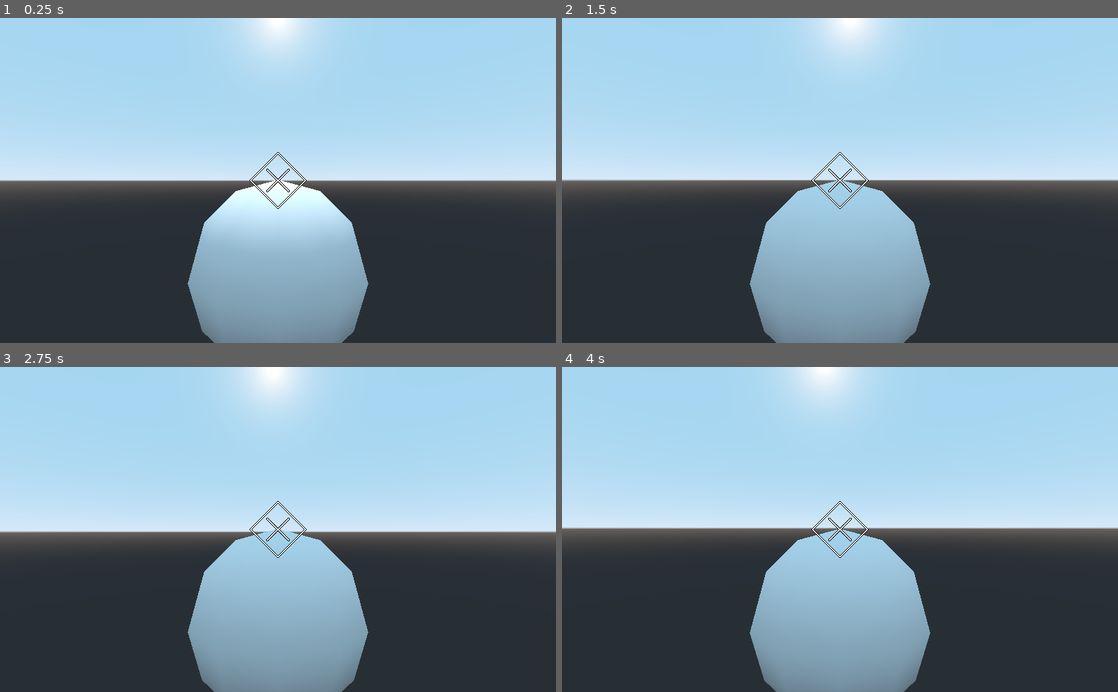
Above: before the commit, frames 1-4 (two rows, left to right).
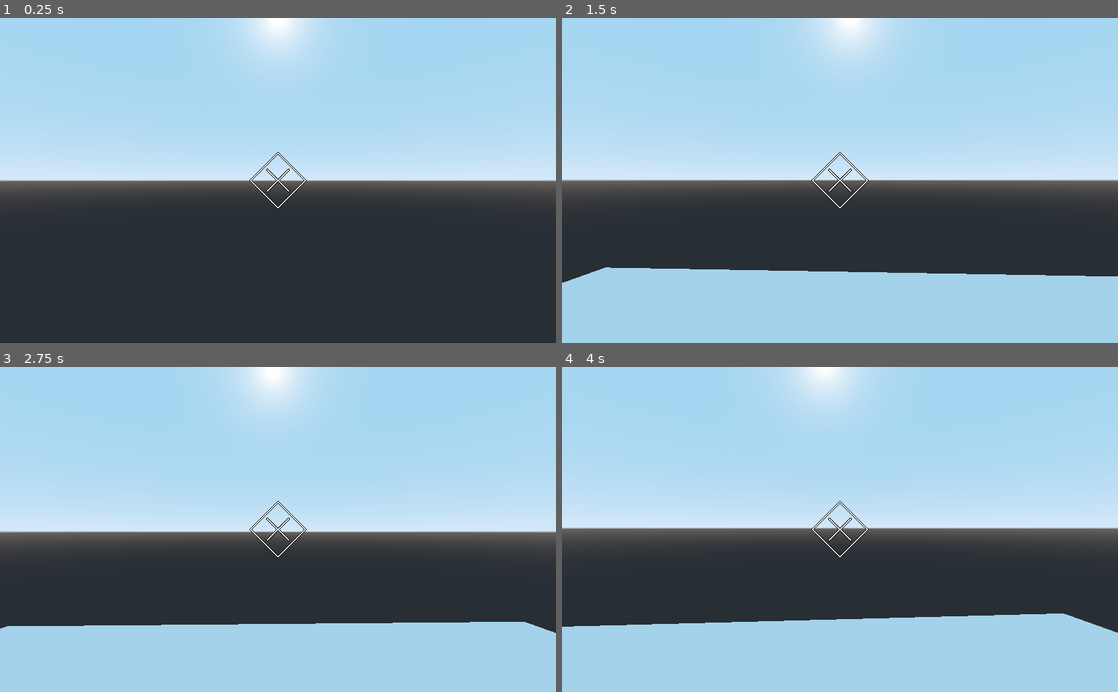
Above: after the commit, the same moments.

Repository: kyle-stevens/murder-mansion
Game: Godot game, scene res://Scenes/Maps/PlatformDemo.tscn
Same seed, same stepped clock (60 frames per second), same inputs: the game is played once before the commit and once after it. Before the commit the project starts from res://Scenes/Players/player_controller.tscn.
Inputs (mouse positions are in pixels of both pictures, inside the frame that each line leads up to):
- Up to frame 1 (0.25 s): no input
- Up to frame 2 (1.5 s): move the mouse to (867, 180) at 0.52 s; hold W (movement_forward, bound only before the commit) from 0.53 s (still down); tap F (item_flashlight, bound only before the commit) at 0.6 s; tap Space (movement_jump, bound only before the commit) at 0.77 s; tap Enter at 1.25 s; move the mouse to (812, 180) at 1.27 s; tap E (item_interact, bound only before the commit) at 1.35 s
- Up to frame 3 (2.75 s): keep holding W (movement_forward, bound only before the commit); tap Space (movement_jump, bound only before the commit) at 1.52, 2 s; move the mouse to (289, 523) at 2.02 s; tap F (item_flashlight, bound only before the commit) at 2.1 s
- Up to frame 4 (4 s): keep holding W (movement_forward, bound only before the commit); tap Enter at 2.75 s; move the mouse to (834, 536) at 2.77 s; tap E (item_interact, bound only before the commit) at 2.85 s; tap Space (movement_jump, bound only before the commit) at 3.02, 3.5, 3.77 s; move the mouse to (878, 532) at 3.52 s; tap F (item_flashlight, bound only before the commit) at 3.6 s

The runs differ from the first frame. In frame 1, 13% of the frame differs, in the area x 33-67%, y 50-100%; in frame 2, 28%; in frame 3, 28%; in frame 4, 28%, in the area x 0-100%, y 50-100%.
Error before the commit: Invalid set index 'visibile' (on base: 'OmniLight') with value of type 'bool'. (res://Scenes/Players/player_controller.gd:130)

Commit message:
Finishing Basic Player Functionality - v0.0.4

Diff:
--- a/Murder Mansion/Scenes/Maps/PlatformDemo.tscn
+++ b/Murder Mansion/Scenes/Maps/PlatformDemo.tscn
@@ -1,4 +1,6 @@
-[gd_scene load_steps=2 format=2]
+[gd_scene load_steps=3 format=2]
+
+[ext_resource path="res://Scenes/Players/player_controller.tscn" type="PackedScene" id=1]
 
 [sub_resource type="BoxShape" id=1]
 extents = Vector3( 7, 0.5, 7 )
@@ -18,3 +20,6 @@
 [node name="Networking Camera" type="Camera" parent="."]
 transform = Transform( 1, 0, 0, 0, 1, 0, 0, 0, 1, 0, 4.38432, 10.5246 )
 current = true
+
+[node name="player_controller" parent="." instance=ExtResource( 1 )]
+transform = Transform( 1, 0, 0, 0, 1, 0, 0, 0, 1, 0, 6.53226, 0 )
--- a/Murder Mansion/Scenes/Players/player_controller.tscn
+++ b/Murder Mansion/Scenes/Players/player_controller.tscn
@@ -1,6 +1,6 @@
 [gd_scene load_steps=6 format=2]
 
-[ext_resource path="res://Scenes/Players/player_controller.gd" type="Script" id=1]
+[ext_resource path="res://Scripts/Player/player_controller.gd" type="Script" id=1]
 [ext_resource path="res://Assets/UIElements/crosshair_raw_file.png" type="Texture" id=2]
 
 [sub_resource type="CapsuleShape" id=1]
@@ -39,7 +39,7 @@
 [node name="rotation_helper" type="Spatial" parent="."]
 
 [node name="player_camera" type="Camera" parent="rotation_helper"]
-transform = Transform( 1, 0, 0, 0, 1, 0, 0, 0, 1, 0, 0.991563, 2.7294 )
+transform = Transform( 1, 0, 0, 0, 1, 0, 0, 0, 1, 0, 0.992, -0.694313 )
 
 [node name="grab_objects_node" type="Spatial" parent="rotation_helper"]
 
--- a/Murder Mansion/Scenes/Players/player_controller.gd
+++ b/Murder Mansion/Scripts/Player/player_controller.gd
@@ -177,4 +177,33 @@
 				* OBJECT_GRAB_DISTANCE)
 
 func process_movements(delta):
-	return
+	dir.y = 0
+	dir = dir.normalized()
+	vel.y += delta * gravity
+	var hvel = vel
+	hvel.y = 0
+	var target = dir
+	target *= MAX_SPEED
+	var accel
+	if dir.dot(hvel) > 0:
+		accel = ACCEL
+	else:
+		accel = DEACCEL
+	hvel = hvel.linear_interpolate(target, accel * delta)
+	vel.x = hvel.x
+	vel.z = hvel.z
+	vel = move_and_slide(
+				vel,
+				Vector3(0,1,0),
+				0.05,
+				4,
+				deg2rad(MAX_SLOPE_ANGLE)
+			)
+	if is_network_master():
+		vel = move_and_slide(
+				vel,
+				Vector3(0,1,0),
+				0.05,
+				4,
+				deg2rad(MAX_SLOPE_ANGLE)
+			)
--- a/Murder Mansion/project.godot
+++ b/Murder Mansion/project.godot
@@ -11,51 +11,51 @@
 [application]
 
 config/name="Murder Mansion"
-run/main_scene="res://Scenes/Players/player_controller.tscn"
+run/main_scene="res://Scenes/Maps/PlatformDemo.tscn"
 config/icon="res://icon.png"
 
 [input]
 
 movement_forward={
 "deadzone": 0.5,
-"events": [ Object(InputEventKey,"resource_local_to_scene":false,"resource_name":"","device":0,"alt":false,"shift":false,"control":false,"meta":false,"command":false,"pressed":false,"scancode":0,"physical_scancode":87,"unicode":0,"echo":false,"script":null)
-, Object(InputEventKey,"resource_local_to_scene":false,"resource_name":"","device":0,"alt":false,"shift":false,"control":false,"meta":false,"command":false,"pressed":false,"scancode":87,"physical_scancode":0,"unicode":0,"echo":false,"script":null)
+"events": [ Object(InputEventKey,"resource_local_to_scene":false,"resource_name":"","device":0,"alt":false,"shift":false,"control":false,"meta":false,"command":false,"pressed":false,"scancode":0,"unicode":0,"echo":false,"script":null)
+, Object(InputEventKey,"resource_local_to_scene":false,"resource_name":"","device":0,"alt":false,"shift":false,"control":false,"meta":false,"command":false,"pressed":false,"scancode":87,"unicode":0,"echo":false,"script":null)
  ]
 }
 movement_backward={
 "deadzone": 0.5,
-"events": [ Object(InputEventKey,"resource_local_to_scene":false,"resource_name":"","device":0,"alt":false,"shift":false,"control":false,"meta":false,"command":false,"pressed":false,"scancode":0,"physical_scancode":83,"unicode":0,"echo":false,"script":null)
-, Object(InputEventKey,"resource_local_to_scene":false,"resource_name":"","device":0,"alt":false,"shift":false,"control":false,"meta":false,"command":false,"pressed":false,"scancode":83,"physical_scancode":0,"unicode":0,"echo":false,"script":null)
+"events": [ Object(InputEventKey,"resource_local_to_scene":false,"resource_name":"","device":0,"alt":false,"shift":false,"control":false,"meta":false,"command":false,"pressed":false,"scancode":0,"unicode":0,"echo":false,"script":null)
+, Object(InputEventKey,"resource_local_to_scene":false,"resource_name":"","device":0,"alt":false,"shift":false,"control":false,"meta":false,"command":false,"pressed":false,"scancode":83,"unicode":0,"echo":false,"script":null)
  ]
 }
 movement_left={
 "deadzone": 0.5,
-"events": [ Object(InputEventKey,"resource_local_to_scene":false,"resource_name":"","device":0,"alt":false,"shift":false,"control":false,"meta":false,"command":false,"pressed":false,"scancode":0,"physical_scancode":65,"unicode":0,"echo":false,"script":null)
-, Object(InputEventKey,"resource_local_to_scene":false,"resource_name":"","device":0,"alt":false,"shift":false,"control":false,"meta":false,"command":false,"pressed":false,"scancode":65,"physical_scancode":0,"unicode":0,"echo":false,"script":null)
+"events": [ Object(InputEventKey,"resource_local_to_scene":false,"resource_name":"","device":0,"alt":false,"shift":false,"control":false,"meta":false,"command":false,"pressed":false,"scancode":0,"unicode":0,"echo":false,"script":null)
+, Object(InputEventKey,"resource_local_to_scene":false,"resource_name":"","device":0,"alt":false,"shift":false,"control":false,"meta":false,"command":false,"pressed":false,"scancode":65,"unicode":0,"echo":false,"script":null)
  ]
 }
 movement_right={
 "deadzone": 0.5,
-"events": [ Object(InputEventKey,"resource_local_to_scene":false,"resource_name":"","device":0,"alt":false,"shift":false,"control":false,"meta":false,"command":false,"pressed":false,"scancode":0,"physical_scancode":68,"unicode":0,"echo":false,"script":null)
-, Object(InputEventKey,"resource_local_to_scene":false,"resource_name":"","device":0,"alt":false,"shift":false,"control":false,"meta":false,"command":false,"pressed":false,"scancode":68,"physical_scancode":0,"unicode":0,"echo":false,"script":null)
+"events": [ Object(InputEventKey,"resource_local_to_scene":false,"resource_name":"","device":0,"alt":false,"shift":false,"control":false,"meta":false,"command":false,"pressed":false,"scancode":0,"unicode":0,"echo":false,"script":null)
+, Object(InputEventKey,"resource_local_to_scene":false,"resource_name":"","device":0,"alt":false,"shift":false,"control":false,"meta":false,"command":false,"pressed":false,"scancode":68,"unicode":0,"echo":false,"script":null)
  ]
 }
 movement_jump={
 "deadzone": 0.5,
-"events": [ Object(InputEventKey,"resource_local_to_scene":false,"resource_name":"","device":0,"alt":false,"shift":false,"control":false,"meta":false,"command":false,"pressed":false,"scancode":0,"physical_scancode":32,"unicode":0,"echo":false,"script":null)
-, Object(InputEventKey,"resource_local_to_scene":false,"resource_name":"","device":0,"alt":false,"shift":false,"control":false,"meta":false,"command":false,"pressed":false,"scancode":32,"physical_scancode":0,"unicode":0,"echo":false,"script":null)
+"events": [ Object(InputEventKey,"resource_local_to_scene":false,"resource_name":"","device":0,"alt":false,"shift":false,"control":false,"meta":false,"command":false,"pressed":false,"scancode":0,"unicode":0,"echo":false,"script":null)
+, Object(InputEventKey,"resource_local_to_scene":false,"resource_name":"","device":0,"alt":false,"shift":false,"control":false,"meta":false,"command":false,"pressed":false,"scancode":32,"unicode":0,"echo":false,"script":null)
  ]
 }
 item_interact={
 "deadzone": 0.5,
-"events": [ Object(InputEventKey,"resource_local_to_scene":false,"resource_name":"","device":0,"alt":false,"shift":false,"control":false,"meta":false,"command":false,"pressed":false,"scancode":0,"physical_scancode":69,"unicode":0,"echo":false,"script":null)
-, Object(InputEventKey,"resource_local_to_scene":false,"resource_name":"","device":0,"alt":false,"shift":false,"control":false,"meta":false,"command":false,"pressed":false,"scancode":69,"physical_scancode":0,"unicode":0,"echo":false,"script":null)
+"events": [ Object(InputEventKey,"resource_local_to_scene":false,"resource_name":"","device":0,"alt":false,"shift":false,"control":false,"meta":false,"command":false,"pressed":false,"scancode":0,"unicode":0,"echo":false,"script":null)
+, Object(InputEventKey,"resource_local_to_scene":false,"resource_name":"","device":0,"alt":false,"shift":false,"control":false,"meta":false,"command":false,"pressed":false,"scancode":69,"unicode":0,"echo":false,"script":null)
  ]
 }
 item_flashlight={
 "deadzone": 0.5,
-"events": [ Object(InputEventKey,"resource_local_to_scene":false,"resource_name":"","device":0,"alt":false,"shift":false,"control":false,"meta":false,"command":false,"pressed":false,"scancode":0,"physical_scancode":70,"unicode":0,"echo":false,"script":null)
-, Object(InputEventKey,"resource_local_to_scene":false,"resource_name":"","device":0,"alt":false,"shift":false,"control":false,"meta":false,"command":false,"pressed":false,"scancode":70,"physical_scancode":0,"unicode":0,"echo":false,"script":null)
+"events": [ Object(InputEventKey,"resource_local_to_scene":false,"resource_name":"","device":0,"alt":false,"shift":false,"control":false,"meta":false,"command":false,"pressed":false,"scancode":0,"unicode":0,"echo":false,"script":null)
+, Object(InputEventKey,"resource_local_to_scene":false,"resource_name":"","device":0,"alt":false,"shift":false,"control":false,"meta":false,"command":false,"pressed":false,"scancode":70,"unicode":0,"echo":false,"script":null)
  ]
 }
 
